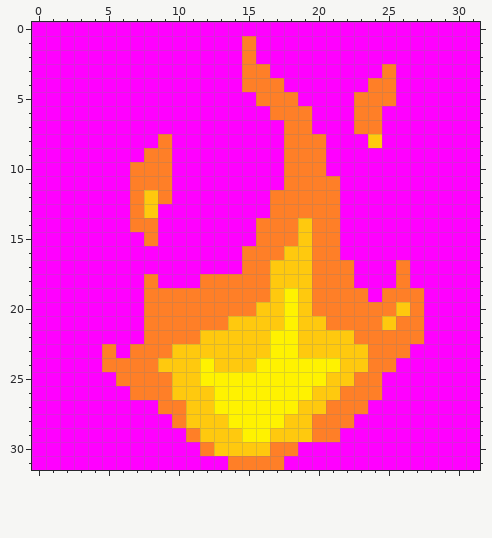
Two versions of one pixel-art sprite, Assets/BlockTextures/Fire/2.png. That is the earlier state.
The file is 32x32 pixels.
New version:
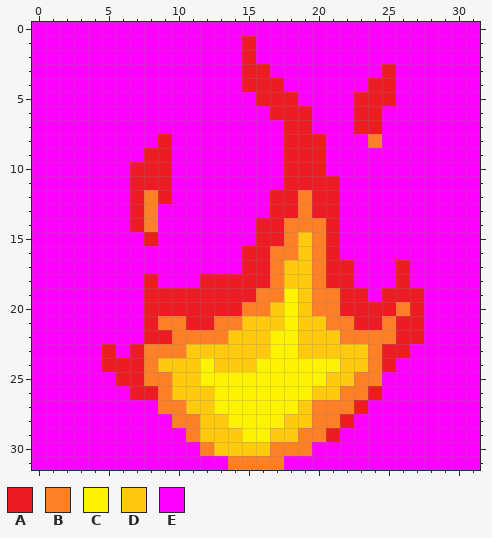
Palette (. is transparent): A #ed1c24  B #ff7f27  C #fff200  D #ffc90e  E #ff00ff
Difference:
{"y":1,"x":15,"old":"B","new":"A"}
{"y":2,"x":15,"old":"B","new":"A"}
{"y":3,"x":15,"old":"BB","new":"AA"}
{"y":3,"x":25,"old":"B","new":"A"}
{"y":4,"x":15,"old":"BBB","new":"AAA"}
{"y":4,"x":24,"old":"BB","new":"AA"}
{"y":5,"x":16,"old":"BBB","new":"AAA"}
{"y":5,"x":23,"old":"BBB","new":"AAA"}
{"y":6,"x":17,"old":"BBB","new":"AAA"}
{"y":6,"x":23,"old":"BB","new":"AA"}
{"y":7,"x":18,"old":"BB","new":"AA"}
{"y":7,"x":23,"old":"BB","new":"AA"}
{"y":8,"x":9,"old":"B","new":"A"}
{"y":8,"x":18,"old":"BBB","new":"AAA"}
{"y":8,"x":24,"old":"D","new":"B"}
{"y":9,"x":8,"old":"BB","new":"AA"}
{"y":9,"x":18,"old":"BBB","new":"AAA"}
{"y":10,"x":7,"old":"BBB","new":"AAA"}
{"y":10,"x":18,"old":"BBB","new":"AAA"}
{"y":11,"x":7,"old":"BBB","new":"AAA"}
{"y":11,"x":18,"old":"BBBB","new":"AAAA"}
{"y":12,"x":7,"old":"BDB","new":"ABA"}
{"y":12,"x":17,"old":"BB","new":"AA"}
{"y":12,"x":20,"old":"BB","new":"AA"}
{"y":13,"x":7,"old":"BD","new":"AB"}
{"y":13,"x":17,"old":"BB","new":"AA"}
{"y":13,"x":20,"old":"BB","new":"AA"}
{"y":14,"x":7,"old":"B","new":"A"}
{"y":14,"x":16,"old":"BB","new":"AA"}
{"y":14,"x":19,"old":"D","new":"B"}
{"y":14,"x":21,"old":"B","new":"A"}
{"y":15,"x":8,"old":"B","new":"A"}
{"y":15,"x":16,"old":"BB","new":"AA"}
{"y":15,"x":21,"old":"B","new":"A"}
{"y":16,"x":15,"old":"BB","new":"AA"}
{"y":16,"x":18,"old":"D","new":"B"}
{"y":16,"x":21,"old":"B","new":"A"}
{"y":17,"x":15,"old":"BBD","new":"AAB"}
{"y":17,"x":21,"old":"BB","new":"AA"}
{"y":17,"x":26,"old":"B","new":"A"}
{"y":18,"x":8,"old":"B","new":"A"}
{"y":18,"x":12,"old":"BBBBBD","new":"AAAAAB"}
{"y":18,"x":21,"old":"BB","new":"AA"}
{"y":18,"x":26,"old":"B","new":"A"}
{"y":19,"x":8,"old":"BBBBBBBB","new":"AAAAAAAA"}
{"y":19,"x":17,"old":"D","new":"B"}
{"y":19,"x":22,"old":"BB","new":"AA"}
{"y":19,"x":25,"old":"BBB","new":"AAA"}
{"y":20,"x":8,"old":"BBBBBBB","new":"AAAAAAA"}
{"y":20,"x":16,"old":"D","new":"B"}
{"y":20,"x":22,"old":"BBBBDB","new":"AAAABA"}
{"y":21,"x":8,"old":"B","new":"A"}
{"y":21,"x":11,"old":"BB","new":"AA"}
{"y":21,"x":14,"old":"D","new":"B"}
{"y":21,"x":23,"old":"BBDBB","new":"AABAA"}
{"y":22,"x":8,"old":"BB","new":"AA"}
{"y":22,"x":12,"old":"DD","new":"BB"}
{"y":22,"x":22,"old":"D","new":"B"}
{"y":22,"x":26,"old":"BB","new":"AA"}
{"y":23,"x":5,"old":"B","new":"A"}
{"y":23,"x":7,"old":"B","new":"A"}
{"y":23,"x":10,"old":"D","new":"B"}
{"y":23,"x":25,"old":"BB","new":"AA"}
{"y":24,"x":5,"old":"BBB","new":"AAA"}
{"y":24,"x":25,"old":"B","new":"A"}
{"y":25,"x":6,"old":"BB","new":"AA"}
{"y":26,"x":7,"old":"BB","new":"AA"}
{"y":26,"x":24,"old":"B","new":"A"}
{"y":27,"x":20,"old":"D","new":"B"}
{"y":27,"x":23,"old":"B","new":"A"}
{"y":28,"x":11,"old":"D","new":"B"}
{"y":28,"x":22,"old":"B","new":"A"}
{"y":29,"x":19,"old":"D","new":"B"}
{"y":29,"x":21,"old":"B","new":"A"}
{"y":30,"x":19,"old":"E","new":"B"}
{"label":"changed","picture_box":[102,36,424,456]}
